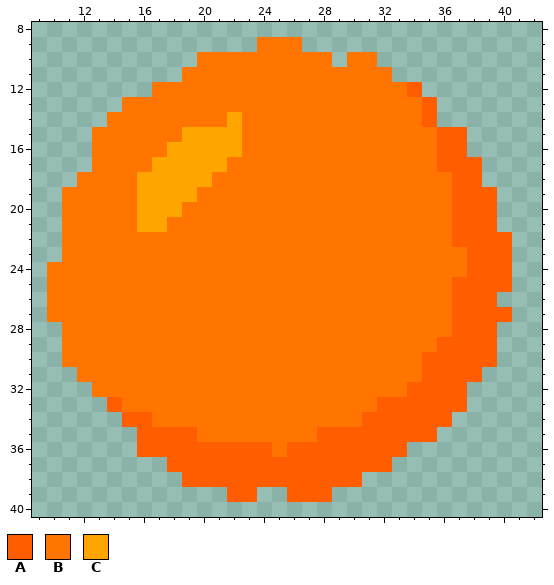
Edited in one commit: pixel-art sprite (resources/sprites/towers/turrets/booster/money/idle/003.png). The picture above is the old version.
The file is 50x50 pixels. Shown: x 9..42, y 8..40.
Palette (. is transparent): A #ff5d00  B #ff7500  C #ffa500
Pixels before, first column x 10:
 9 ..............BBB..............
10 ..........BBBBBBBBB.BB.........
11 .........BBBBBBBBBBBBBB........
12 .......BBBBBBBBBBBBBBBBBA......
13 .....BBBBBBBBBBBBBBBBBBBBA.....
14 ....BBBBBBBBCBBBBBBBBBBBBA.....
15 ...BBBBBBCCCCBBBBBBBBBBBBBAA...
16 ...BBBBBCCCCCBBBBBBBBBBBBBAA...
17 ...BBBBCCCCCBBBBBBBBBBBBBBAAA..
18 ..BBBBCCCCCBBBBBBBBBBBBBBBBAA..
19 .BBBBBCCCCBBBBBBBBBBBBBBBBBAAA.
20 .BBBBBCCCBBBBBBBBBBBBBBBBBBAAA.
21 .BBBBBCCBBBBBBBBBBBBBBBBBBBAAA.
22 .BBBBBBBBBBBBBBBBBBBBBBBBBBAAAA
23 .BBBBBBBBBBBBBBBBBBBBBBBBBBBAAA
24 BBBBBBBBBBBBBBBBBBBBBBBBBBBBAAA
25 BBBBBBBBBBBBBBBBBBBBBBBBBBBAAAA
26 BBBBBBBBBBBBBBBBBBBBBBBBBBBAAA.
27 BBBBBBBBBBBBBBBBBBBBBBBBBBBAAAA
28 .BBBBBBBBBBBBBBBBBBBBBBBBBBAAA.
29 .BBBBBBBBBBBBBBBBBBBBBBBBBAAAA.
30 .BBBBBBBBBBBBBBBBBBBBBBBBAAAAA.
31 ..BBBBBBBBBBBBBBBBBBBBBBBAAAA..
32 ...BBBBBBBBBBBBBBBBBBBBBAAAA...
33 ....ABBBBBBBBBBBBBBBBBAAAAAA...
34 .....AABBBBBBBBBBBBBBAAAAAA....
35 ......AAAABBBBBBBBAAAAAAAA.....
36 ......AAAAAAAAABAAAAAAAA.......
37 ........AAAAAAAAAAAAAAA........
38 .........AAAAAAAAAAAA..........
39 ............AA..AAA............
After:
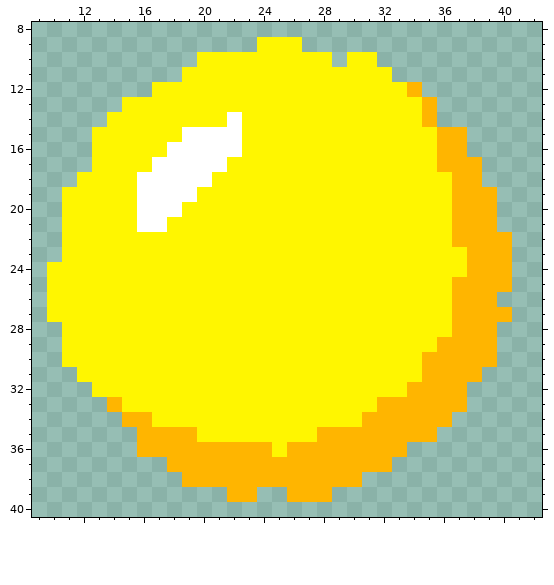
From old to new:
Colour A changes from #ff5d00 to #ffb500.
Colour B changes from #ff7500 to #fff600.
Colour C changes from #ffa500 to #ffffff.
